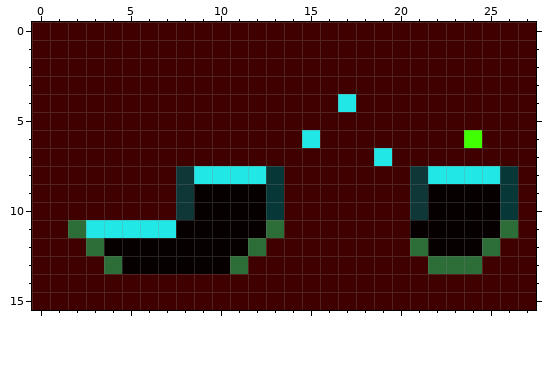
File history of a pixel-art sprite, res/level_one_data/level_one_data2.png. That is the earlier state.
The file is 28x16 pixels. Colours within 5 levels of each other are drawn and written as one.
The same view after the edit:
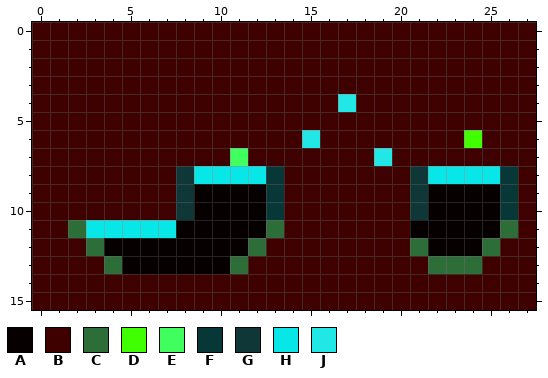
Palette (. is transparent): A #060000  B #3f0000  C #2d6d37  D #3fff00  E #3ffe5e  F #083737  G #0f3737  H #07e7e7  J #21e7e7
The edit:
Changed rows in their new state; - is an unchanged pixel.
first column x 3:
 7 --------E--------------
 8 ------HHHH---------HHHH
11 HHHHH------------------
Boxes around the changes in both pictures, in picture pixels (x1, y1, x2, y2):
changed: (86, 148, 266, 238)
changed: (428, 166, 500, 184)
